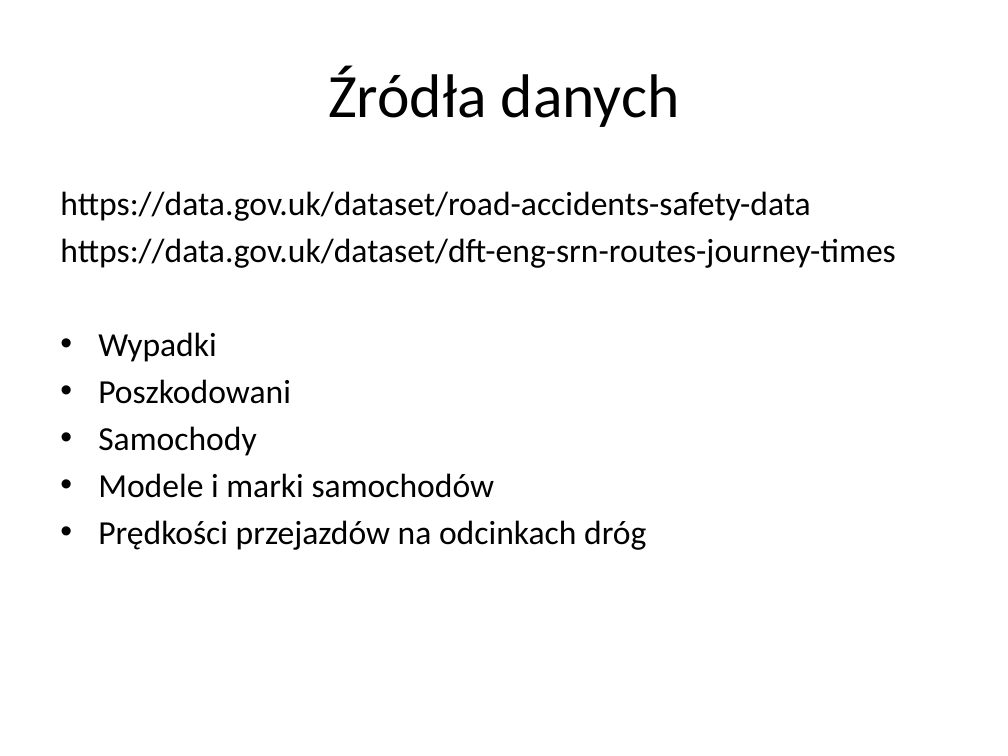
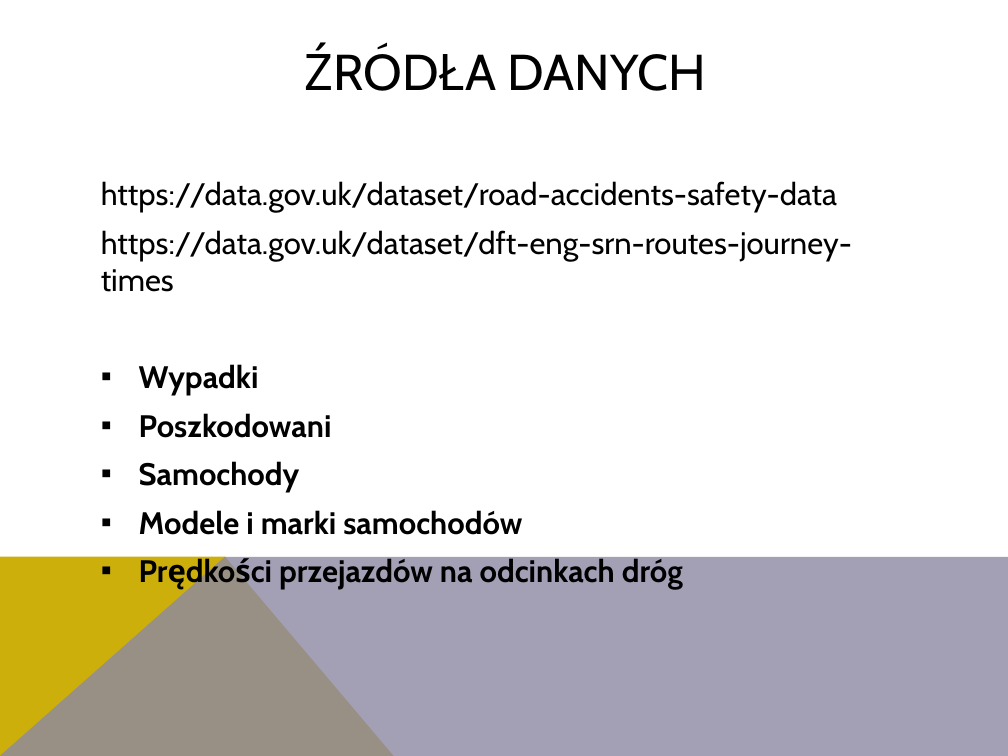
Before and after one commit to anyanyany/DataScience, a slide deck: slide 2 of PozyskiwanieDanych/prezentacja szablon.pptx. Drawn at 1008x756 pixels with LibreOffice and Linux fonts; fonts in the diff are those of the drawing. Boxes give left, top, right and bottom in pixels: in the first picture for what was removed or moved away, otherwise in the second. Text is boxed around its words. In the diff, an @@ line names an element or a change of style, - is before the commit and + after.

```diff
--- a/PozyskiwanieDanych/prezentacja szablon.pptx
+++ b/PozyskiwanieDanych/prezentacja szablon.pptx
@@ title at bbox=[508, 54, 706, 91]: text changed; size 44 to 36 pt; font Calibri to Cabin @@
-Źródła danych
+ŹRÓDŁA DANYCH
@@ text "https://data.gov.uk/dataset/road-accidents-safety-data": place and size @@
-text "https://data.gov.uk/dataset/road-accidents-safety-data" at bbox=[60, 191, 895, 550]
+text "https://data.gov.uk/dataset/road-accidents-safety-data" at bbox=[101, 181, 852, 590]
@@ text "https://data.gov.uk/dataset/road-accidents-safety-data" at bbox=[101, 181, 852, 590]: size 24 to 22.2 pt, font Calibri to Cabin; bold on in "Wypadki", "Poszkodowani", "Samochody", "Modele i marki samochodów" and 1 more places; more space between paragraphs; bullet • to ▪ @@
@@ freeform shape added at bbox=[0, 556, 394, 756], fill #CCAF0A @@
@@ freeform shape added at bbox=[0, 556, 1008, 756], fill #8D89A4 at 80% opacity @@
```
Also in this commit, not shown: 5 other slides changed, 1 slide added, 1 slide removed.
